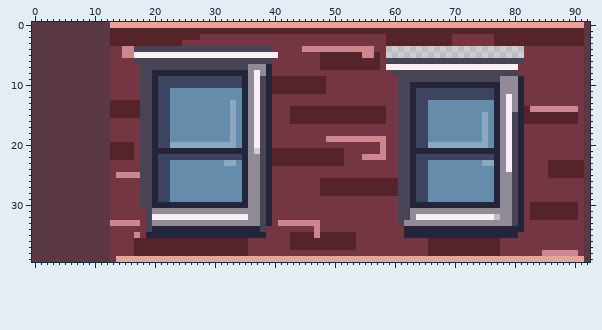
Sprite sheet, stored at Assets/Sprites/World/Roof/Tile_LadderBuilding.png. This is how it looked before the edit.
The file is 93x40 pixels.
Now the later version:
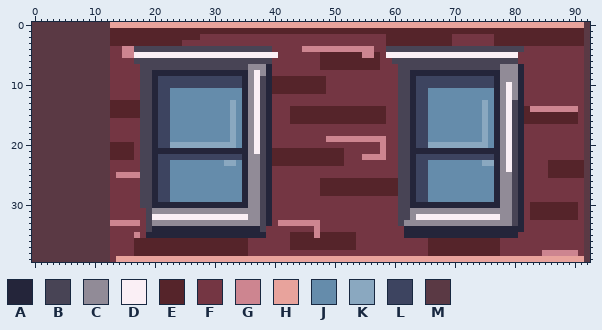
Palette (. is transparent): A #24253a  B #484455  C #918b97  D #faeff5  E #55242a  F #743643  G #cd8590  H #e8a39c  J #658cab  K #8aa8c0  L #3d4460  M #5a3944
What changed:
The edit turns colour B into colour A in row 8 at x 63 to 77; in row 9 at x 63 and 77.
The edit turns colour F into colour A in rows 7 to 8 at x 81.
There is now colour B in row 4 at x 59 to 81.
The edit turns colour C into colour B in rows 13 to 14 at x 80.
The edit turns colour D into colour B in row 7 at x 61 to 77.
The edit turns colour B into colour C in row 8 at x 78 to 80.
The edit turns colour D into colour C in row 7 at x 78 to 80.
There is now colour D in row 5 at x 59 to 80; in row 21 at x 37; in row 32 at x 77.
The edit turns colour C into colour D in rows 10 to 11 at x 79.
There is now colour F in row 5 at x 81.
The edit turns colour B into colour F in row 6 at x 59 and 81; in row 8 at x 60.
The edit turns colour D into colour F in row 7 at x 59 to 60.
The edit turns colour L into colour J in rows 11 to 12 at x 66 to 76.
The edit turns colour J into colour K in rows 13 to 14 at x 75.
The edit turns colour A into colour L in row 10 at x 64 to 76.
The edit turns colour B into colour L in row 9 at x 64 to 76.
Boxes around the changes in both pictures, in picture pixels (x1, y1, x2, y2):
changed: (386, 46, 524, 112)
added: (254, 148, 260, 154)
added: (494, 214, 500, 220)
